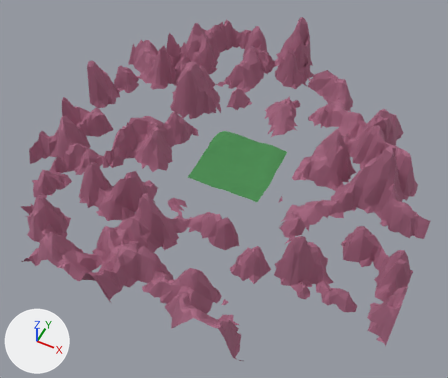
Renders of the glTF model static/terrain.glb from each side of a commit.
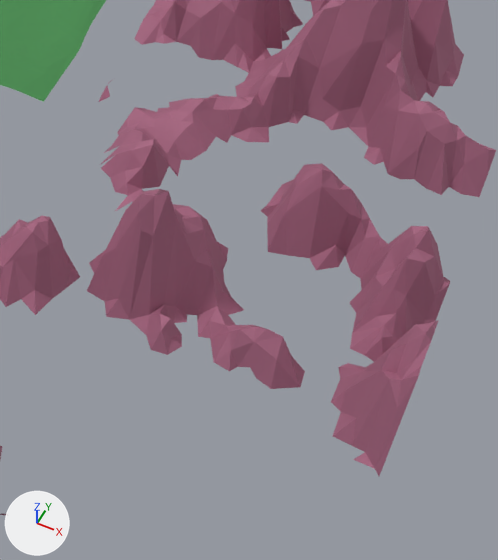
Old and new are each drawn whole from a camera (50 mm lens) standing at (241.0, -524.0, 597.0) and looking at (2.0, -46.0, -1.0) and again close up on the part from 54% to 96% of the width and 43% to 100% of the height. Arrows for +X, +Y and +Z are at lower left; the lights stay in place. Where no turn or scale is listed for an object, it has been applied to the vertices. Vertices at the same position are counted once.

Names of what the first close-up shows: 'Mountains', 'Plane'.
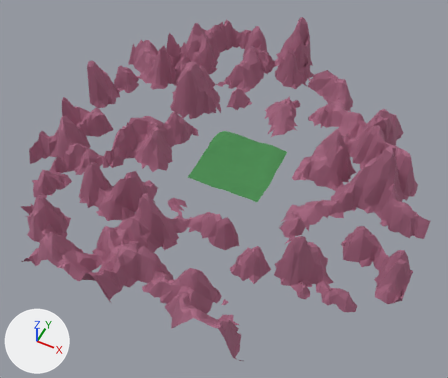
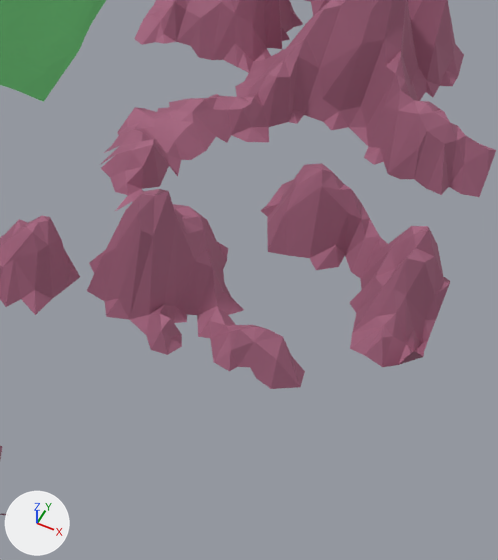
Pixel boxes [x1, y1, x2, y2] of what changed, in the close-ups (498 x 560 px):
part 1 of me_plane_006, deleted
    before: [99, 80, 112, 102]
part 2 of me_plane_006, deleted (brown)
    before: [331, 320, 439, 476]

What changed in the scene script:
```text
Change me_plane_006:
    used by ob_mountains; location = (0.0, 0.0, -4.2)
    remove me_plane_006.from_pydata(...)  # 2931 vertices, 4798 faces; spans x -253.0..253.0, y -253.0..253.0, z -6.0..88.0
    add me_plane_006.from_pydata(...)  # 2887 vertices, 4737 faces; spans x -253.0..253.0, y -253.0..253.0, z -6.0..88.0
    me_plane_006 part 1: the loose piece of 6 vertices spanning x 73.0..76.0, y -35.0..-14.0, z -1.0..4.0 is deleted
    me_plane_006 part 2
    38 vertices are removed from x 222.0..253.0, y -167.0..-115.0, z 0.0..65.0
    58 faces are deleted
```
